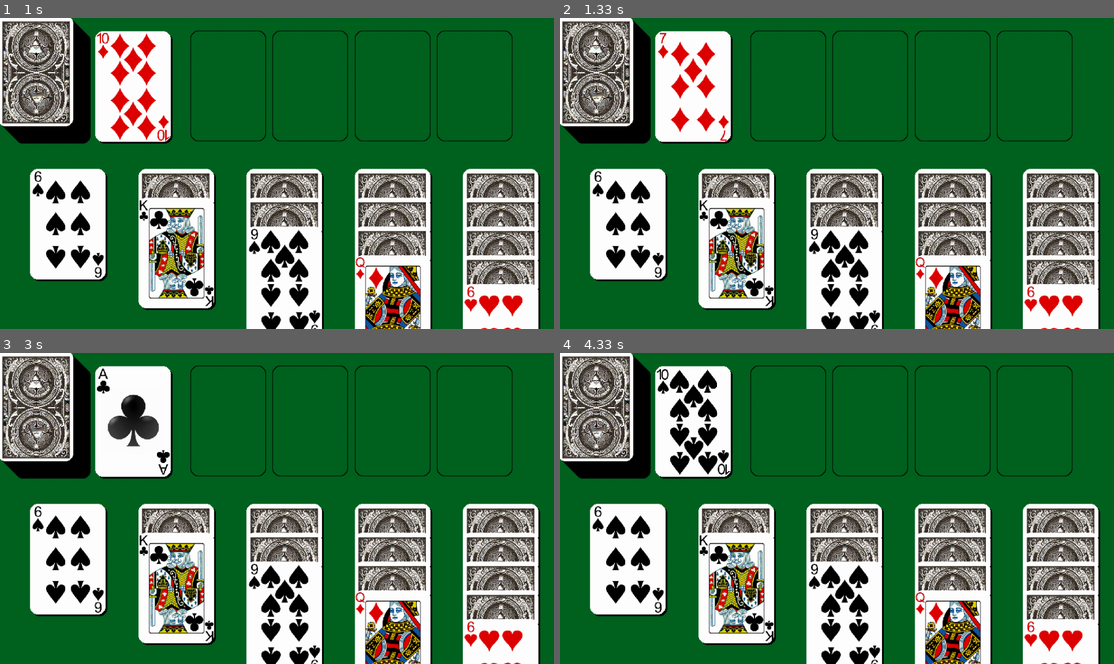
Above: before the commit, frames 1-4 (two rows, left to right).
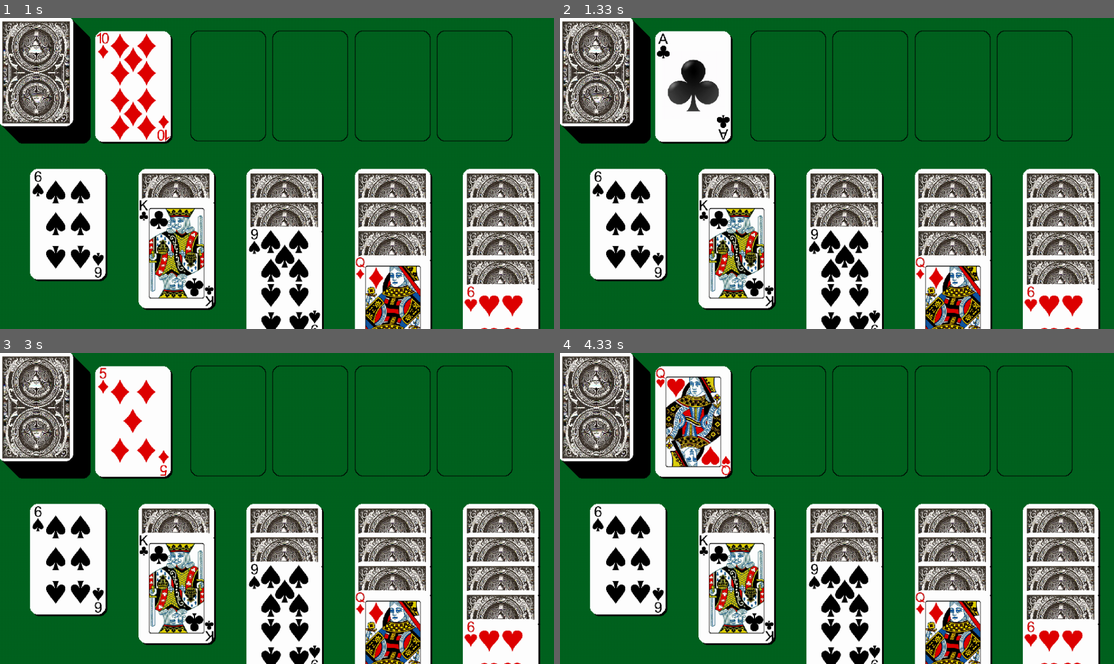
Above: after the commit, the same moments.

Repository: unluckycord/NewPygame
Game: pygame game, started from Main.py
Same seed, same stepped clock (60 frames per second), same inputs: the game is played once before the commit and once after it.
Inputs (mouse positions are in pixels of both pictures, inside the frame that each line leads up to):
- Up to frame 1 (1 s): press the mouse at (343, 201) at 0.87 s; move the mouse to (238, 129) at 0.97 s
- Up to frame 2 (1.33 s): release the mouse at (692, 58) at 1.1 s; click (704, 111) at 1.22 s
- Up to frame 3 (3 s): click (99, 468) at 2.95 s
- Up to frame 4 (4.33 s): click (676, 446) at 3.28 s; click (715, 452) at 3.98 s

Frame 1 is identical in both runs. In frame 2, 1.6% of the frame differs, in the area x 17-31%, y 4-40%; in frame 3, 1.6%; in frame 4, 2.8%.

Commit message:
another small change, for reals stopping for today

Diff:
--- a/GameLoop.py
+++ b/GameLoop.py
@@ -48,7 +48,7 @@
             if event.type == pygame.QUIT:
                 run = False
             mouseInput = pygame.mouse.get_pressed()
-        if mouseInput == (1, 0, 0) and (nowDraw - currentTick  >= 300 and pygame.Rect.colliderect(mouseRect,cardLocationRect)):
+        if mouseInput == (1, 0, 0) and nowDraw - currentTick  >= 100 and pygame.Rect.colliderect(mouseRect,cardLocationRect):
             for i in range(10):
                 cardLocationRect.x-=22*Assets.scalingVal
                 cardLocationRect.y-=3*Assets.scalingVal
